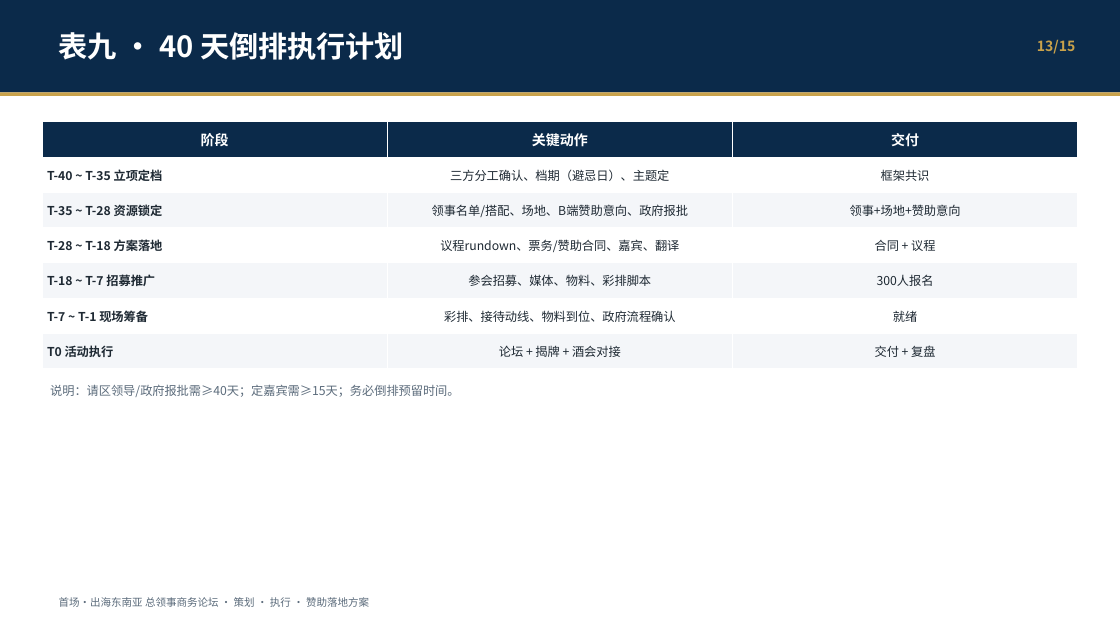
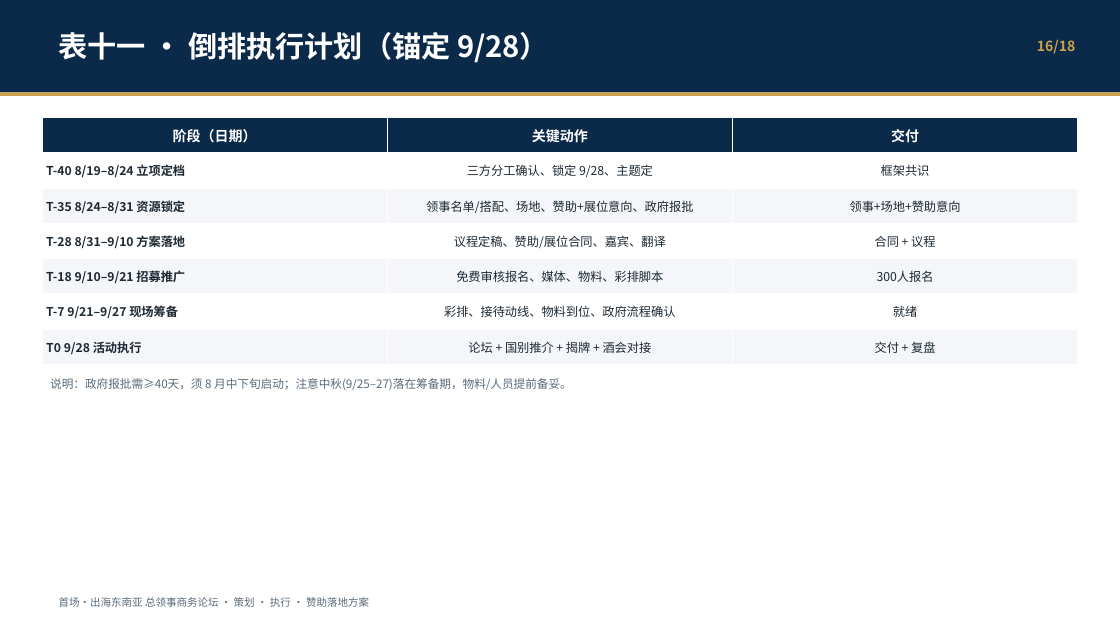
Before and after one commit to hujigang2010-maker/AIDEN, a slide deck: slide 21 of output/首场出海论坛-策划执行与赞助落地.pptx (slide 18 before the commit). Drawn at 1120x630 pixels with LibreOffice and Linux fonts; fonts in the diff are those of the drawing. Boxes give left, top, right and bottom in pixels: in the first picture for what was removed or moved away, otherwise in the second. Text is boxed around its words. In the diff, an @@ line names an element or a change of style, - is before the commit and + after.

```diff
--- a/output/首场出海论坛-策划执行与赞助落地.pptx
+++ b/output/首场出海论坛-策划执行与赞助落地.pptx
@@ text at [59,32,549,63]: text changed @@
-表九 · 40 天倒排执行计划
+表十一 · 倒排执行计划（锚定 9/28）
@@ text at [1037,39,1075,54]: text changed @@
-13/15
+16/18
@@ table at [42,118,1078,365] @@
-row 1, column 1: 阶段
+row 1, column 1: 阶段（日期）
-row 2, column 1: T-40 ~ T-35 立项定档
+row 2, column 1: T-40 8/19–8/24 立项定档
-row 2, column 2: 三方分工确认、档期（避忌日）、主题定
+row 2, column 2: 三方分工确认、锁定 9/28、主题定
-row 3, column 1: T-35 ~ T-28 资源锁定
+row 3, column 1: T-35 8/24–8/31 资源锁定
-row 3, column 2: 领事名单/搭配、场地、B端赞助意向、政府报批
+row 3, column 2: 领事名单/搭配、场地、赞助+展位意向、政府报批
-row 4, column 1: T-28 ~ T-18 方案落地
+row 4, column 1: T-28 8/31–9/10 方案落地
-row 4, column 2: 议程rundown、票务/赞助合同、嘉宾、翻译
+row 4, column 2: 议程定稿、赞助/展位合同、嘉宾、翻译
-row 5, column 1: T-18 ~ T-7 招募推广
+row 5, column 1: T-18 9/10–9/21 招募推广
-row 5, column 2: 参会招募、媒体、物料、彩排脚本
+row 5, column 2: 免费审核报名、媒体、物料、彩排脚本
-row 6, column 1: T-7 ~ T-1 现场筹备
+row 6, column 1: T-7 9/21–9/27 现场筹备
-row 7, column 1: T0 活动执行
+row 7, column 1: T0 9/28 活动执行
-row 7, column 2: 论坛 + 揭牌 + 酒会对接
+row 7, column 2: 论坛 + 国别推介 + 揭牌 + 酒会对接
@@ table: place and size @@
-table at [42,122,1078,369]
+table at [42,118,1078,365]
@@ text at [50,378,572,390]: text changed; size 10.5 to 10 pt @@
-说明：请区领导/政府报批需≥40天；定嘉宾需≥15天；务必倒排预留时间。
+说明：政府报批需≥40天，须 8 月中下旬启动；注意中秋(9/25–27)落在筹备期，物料/人员提前备妥。
```
Also in this commit, not shown: 19 other slides changed, 3 slides added, 5 other files.
